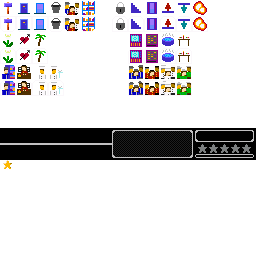
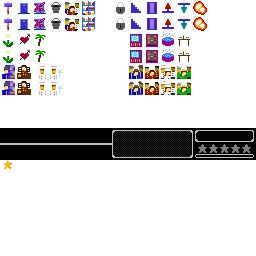
Layers edited between the first and the second 256x256 image:
painted on "hud.png" over [23, 2, 174, 62]
